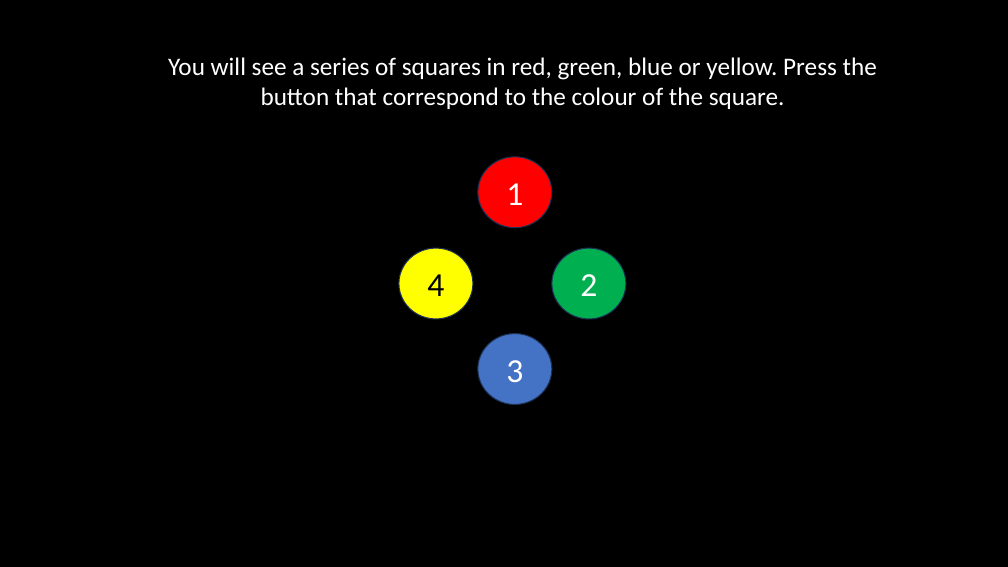
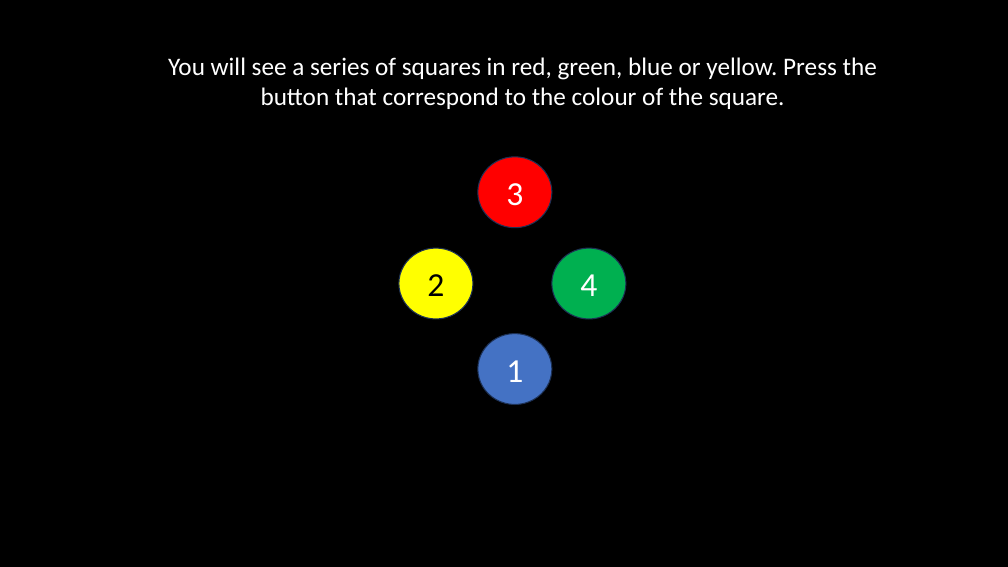
Before and after one commit to LabBench-Society/Protocols, a slide deck: slide 22 of docs/stroop/images/images_en.pptx. Drawn at 1008x567 pixels with LibreOffice and Linux fonts; fonts in the diff are those of the drawing. Boxes give left, top, right and bottom in pixels: in the first picture for what was removed or moved away, otherwise in the second. Text is boxed around its words. In the diff, an @@ line names an element or a change of style, - is before the commit and + after.

```diff
--- a/docs/stroop/images/images_en.pptx
+++ b/docs/stroop/images/images_en.pptx
@@ ellipse "3": place and size @@
-ellipse "3" at box(478, 333, 552, 405)
+ellipse "3" at box(478, 157, 552, 228)
@@ ellipse "3" at box(478, 157, 552, 228): fill #4472C4 to #FF0000 @@
@@ ellipse "2": place and size @@
-ellipse "2" at box(552, 248, 626, 319)
+ellipse "2" at box(399, 248, 473, 319)
@@ ellipse "2" at box(399, 248, 473, 319): text colour #FFFFFF to #000000; fill #00B050 to #FFFF00 @@
@@ ellipse "4": place and size @@
-ellipse "4" at box(399, 248, 473, 319)
+ellipse "4" at box(552, 248, 626, 319)
@@ ellipse "4" at box(552, 248, 626, 319): text colour #000000 to #FFFFFF; fill #FFFF00 to #00B050 @@
@@ ellipse "1": place and size @@
-ellipse "1" at box(478, 157, 552, 228)
+ellipse "1" at box(478, 333, 552, 405)
@@ ellipse "1" at box(478, 333, 552, 405): fill #FF0000 to #4472C4 @@
```
Also in this commit, not shown: 1 other file.
